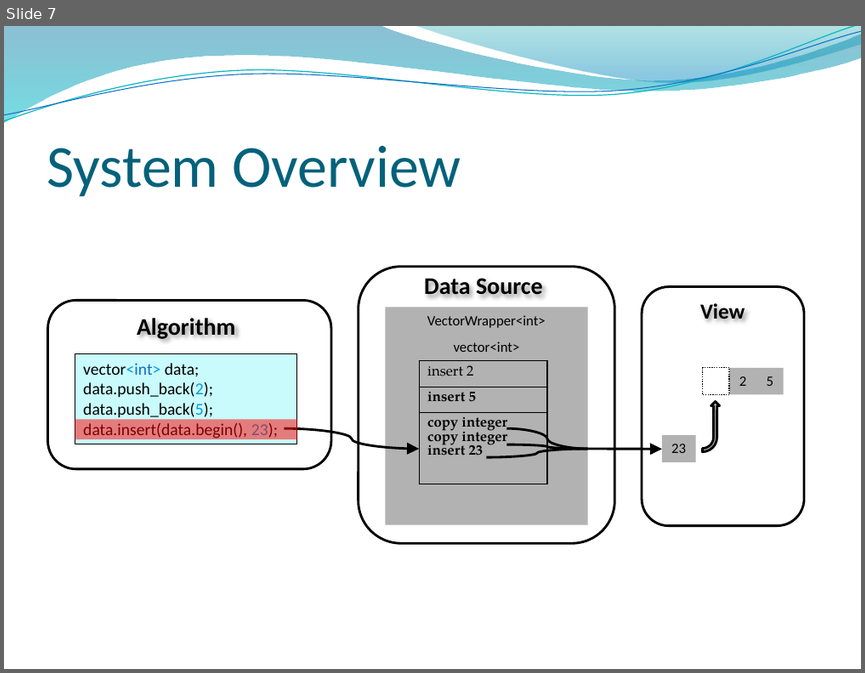
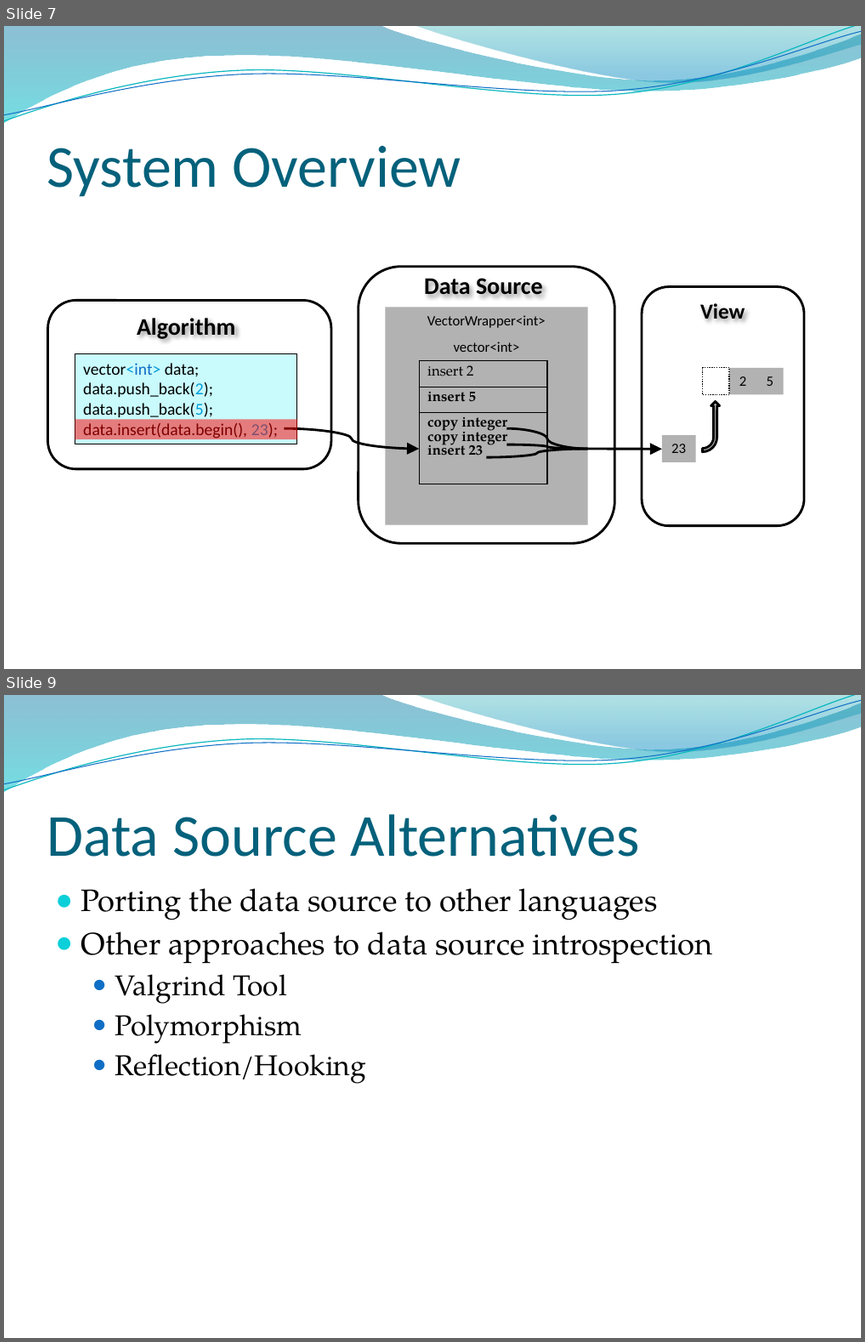
Before and after one commit to Seltzer/Algovis---Algorithm-Visualisation, a slide deck: docs/conference presentation - the real thing.pptx. Shown one above the other, each under a label of ours: slide 7 before the commit, slides 7 and 9 after it; the slides between them are not shown. The pictures are 865x673 and 865x1342 pixels, drawn with LibreOffice and Linux fonts; fonts in the diff are those of the drawing; background and template pictures are left out. Boxes give left, top, right and bottom in pixels: in the first picture for what was removed or moved away, otherwise in the second. Text is boxed around its words. In the diff, an @@ line names an element or a change of style, - is before the commit and + after.

```diff
--- a/docs/conference presentation - the real thing.pptx
+++ b/docs/conference presentation - the real thing.pptx
@@ slide 9 added at [4,695,861,1338], background picture (left out); not listed: 4 template elements that a slide beside it also shows @@
@@ title added at [46,814,640,857], 50 pt, text #04617B @@
+Data Source Alternatives
@@ text added at [81,888,713,1083], 26 pt, text #000000 @@
+● Porting the data source to other languages
+● Other approaches to data source introspection
+  ● Valgrind Tool
+  ● Polymorphism
+  ● Reflection/Hooking
```
Also in this commit, not shown: 7 slides changed, 3 other slides added, 1 slide removed.
